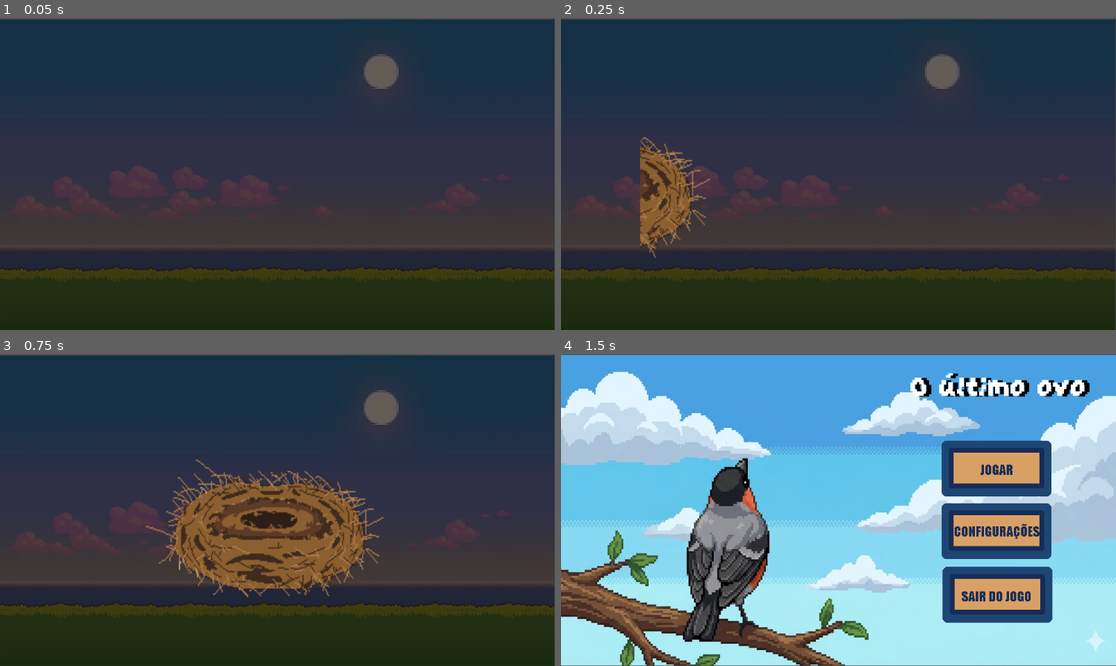
Above: before the commit, frames 1-4 (two rows, left to right).
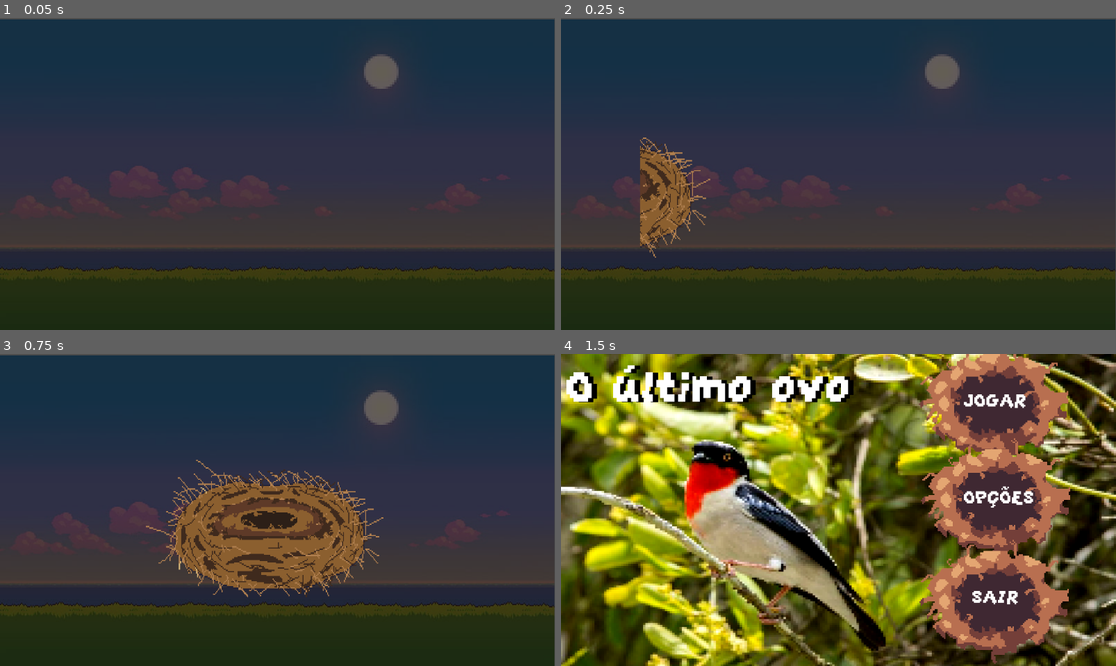
Above: after the commit, the same moments.

Repository: TP-Coltec-UFMG/2026-303-The-Last-Egg
Game: Godot game, scene res://cenas/tela_inicial.tscn
Two runs of this game, one before a commit and one after it. Both use one fixed random seed, a clock stepped at 60 frames per second and the inputs below.
Inputs (mouse positions are in pixels of both pictures, inside the frame that each line leads up to):
- Up to frame 1 (0.05 s): no input
- Up to frame 2 (0.25 s): no input
- Up to frame 3 (0.75 s): tap Enter at 0.5 s; move the mouse to (399, 494) at 0.52 s; hold Right (Direita) from 0.53 s (still down); hold X (Atacar) from 0.53 s (still down)
- Up to frame 4 (1.5 s): keep holding Right (Direita); tap Z (Pular) at 0.77 s; tap Space (Interagir2) at 1.25 s; move the mouse to (727, 525) at 1.27 s; release X (Atacar) at 1.28 s; tap E (Interagir) at 1.35 s

Frame 1 is identical in both runs. In frame 2, 0.3% of the frame differs, in the area x 14-27%, y 38-77%; in frame 3, 1.1%; in frame 4, 99%, in the area x 0-100%, y 0-100%.

Commit message:
versão mais atualizada do jogo até agorakk

Diff:
--- a/src/cenas/menu_principal.tscn
+++ b/src/cenas/menu_principal.tscn
@@ -1,17 +1,15 @@
-[gd_scene load_steps=8 format=3 uid="uid://c3lg6kd2sipjk"]
+[gd_scene format=3 uid="uid://c3lg6kd2sipjk"]
 
 [ext_resource type="Script" uid="uid://dq8pw2t8puw8k" path="res://scripts/menu_principal.gd" id="1_ul6ys"]
+[ext_resource type="Texture2D" uid="uid://cu4qut88r0f1v" path="res://menu/canvas.png" id="2_0330o"]
 [ext_resource type="FontFile" uid="uid://d0jncce8bh8if" path="res://fonte/GrapeSoda.ttf" id="2_gmcsc"]
-[ext_resource type="Texture2D" uid="uid://bbor6hrkuh71v" path="res://menu/Fundo do menu.png" id="2_ns3he"]
+[ext_resource type="Texture2D" uid="uid://cq8byk2jlafli" path="res://menu/botão_jogo.png" id="4_0330o"]
 [ext_resource type="AudioStream" uid="uid://cpt48lk3yqaqx" path="res://SFX/som_do_bot├úo.mp3" id="4_ns3he"]
-[ext_resource type="Texture2D" uid="uid://cv8np55xeq3mf" path="res://menu/Menu_Jogar.png" id="4_yxm4i"]
-[ext_resource type="Texture2D" uid="uid://cehg8xg442kog" path="res://menu/Menu_configuracoes.png" id="5_b574n"]
-[ext_resource type="Texture2D" uid="uid://dpu15dbfymkdy" path="res://menu/Menu_sairDoJogo.png" id="6_611wp"]
 
-[node name="Menu" type="Node2D"]
+[node name="Menu" type="Node2D" unique_id=1992250653]
 script = ExtResource("1_ul6ys")
 
-[node name="Button_manager" type="Control" parent="."]
+[node name="Button_manager" type="Control" parent="." unique_id=321583044]
 layout_mode = 3
 anchors_preset = 15
 anchor_right = 1.0
@@ -21,56 +19,107 @@
 size_flags_horizontal = 4
 size_flags_vertical = 4
 
-[node name="background_menu" type="Sprite2D" parent="Button_manager"]
-position = Vector2(553.5, 324.49997)
-scale = Vector2(0.8073825, 0.9161931)
-texture = ExtResource("2_ns3he")
+[node name="background_menu" type="Sprite2D" parent="Button_manager" unique_id=1780439267]
+position = Vector2(369, 358)
+scale = Vector2(1.2625524, 1.023841)
+texture = ExtResource("2_0330o")
 
-[node name="Titulo" type="Label" parent="Button_manager"]
+[node name="Titulo" type="Label" parent="Button_manager" unique_id=1594333856]
 layout_mode = 0
-offset_left = 725.0
-offset_top = 12.0
-offset_right = 1091.0
-offset_bottom = 126.0
+offset_left = 11.0
+offset_top = 9.0
+offset_right = 604.0
+offset_bottom = 129.0
 theme_override_colors/font_shadow_color = Color(0, 0, 0, 1)
 theme_override_constants/shadow_offset_x = 11
 theme_override_fonts/font = ExtResource("2_gmcsc")
-theme_override_font_sizes/font_size = 74
+theme_override_font_sizes/font_size = 120
 text = "O último ovo"
 horizontal_alignment = 1
 vertical_alignment = 1
 
-[node name="Começar" type="TextureButton" parent="Button_manager"]
+[node name="Começar" type="TextureButton" parent="Button_manager" unique_id=396561688]
+texture_filter = 3
 layout_mode = 0
-offset_left = 778.0
-offset_top = 164.0
-offset_right = 1078.0
-offset_bottom = 220.0
+offset_left = 591.0
+offset_top = -89.0
+offset_right = 1401.0
+offset_bottom = 327.0
 size_flags_vertical = 3
-texture_normal = ExtResource("4_yxm4i")
+texture_normal = ExtResource("4_0330o")
+stretch_mode = 0
 
-[node name="Opções" type="TextureButton" parent="Button_manager"]
+[node name="Label" type="Label" parent="Button_manager/Começar" unique_id=1146399613]
 layout_mode = 0
-offset_left = 776.0
-offset_top = 280.0
-offset_right = 1076.0
-offset_bottom = 430.0
+offset_left = 245.0
+offset_top = 160.0
+offset_right = 413.0
+offset_bottom = 224.0
+mouse_filter = 1
+theme_override_fonts/font = ExtResource("2_gmcsc")
+theme_override_font_sizes/font_size = 50
+text = "JOGAR"
+
+[node name="Opções" type="TextureButton" parent="Button_manager" unique_id=303832899]
+texture_filter = 3
+propagate_maximum_size = true
+layout_mode = 0
+offset_left = 595.0
+offset_top = 110.0
+offset_right = 1405.0
+offset_bottom = 528.0
 size_flags_vertical = 3
-texture_normal = ExtResource("5_b574n")
+texture_normal = ExtResource("4_0330o")
+stretch_mode = 0
 
-[node name="Sair" type="TextureButton" parent="Button_manager"]
+[node name="label_opções" type="Label" parent="Button_manager/Opções" unique_id=716132758]
 layout_mode = 0
-offset_left = 780.0
-offset_top = 425.0
-offset_right = 1030.0
-offset_bottom = 575.0
+offset_left = 241.0
+offset_top = 162.0
+offset_right = 388.0
+offset_bottom = 213.0
+mouse_filter = 1
+theme_override_fonts/font = ExtResource("2_gmcsc")
+theme_override_font_sizes/font_size = 50
+text = "OPÇÕES"
+
+[node name="Sair" type="TextureButton" parent="Button_manager" unique_id=1752577097]
+texture_filter = 3
+layout_mode = 0
+offset_left = 592.0
+offset_top = 321.0
+offset_right = 1402.0
+offset_bottom = 739.0
 size_flags_vertical = 3
-texture_normal = ExtResource("6_611wp")
+texture_normal = ExtResource("4_0330o")
+stretch_mode = 0
 
-[node name="SomDoBotão" type="AudioStreamPlayer" parent="."]
+[node name="label_sair" type="Label" parent="Button_manager/Sair" unique_id=517475691]
+layout_mode = 0
+offset_left = 262.0
+offset_top = 158.0
+offset_right = 359.0
+offset_bottom = 263.0
+mouse_filter = 1
+theme_override_fonts/font = ExtResource("2_gmcsc")
+theme_override_font_sizes/font_size = 50
+text = "SAIR
+"
+
+[node name="SomDoBotão" type="AudioStreamPlayer" parent="." unique_id=1665858008]
 stream = ExtResource("4_ns3he")
 bus = &"Efeitos"
 
+[connection signal="mouse_entered" from="Button_manager/Começar" to="." method="_on_começar_mouse_entered"]
+[connection signal="mouse_exited" from="Button_manager/Começar" to="." method="_on_começar_mouse_exited"]
 [connection signal="pressed" from="Button_manager/Começar" to="." method="_on_começar_pressed"]
+[connection signal="focus_entered" from="Button_manager/Começar/Label" to="." method="_on_label_focus_entered"]
+[connection signal="focus_exited" from="Button_manager/Começar/Label" to="." method="_on_label_focus_exited"]
+[connection signal="mouse_entered" from="Button_manager/Começar/Label" to="." method="_on_label_mouse_entered"]
+[connection signal="mouse_exited" from="Button_manager/Começar/Label" to="." method="_on_label_mouse_exited"]
 [connection signal="pressed" from="Button_manager/Opções" to="." method="_on_opções_pressed"]
+[connection signal="mouse_entered" from="Button_manager/Opções/label_opções" to="." method="_on_label_opções_mouse_entered"]
+[connection signal="mouse_exited" from="Button_manager/Opções/label_opções" to="." method="_on_label_opções_mouse_exited"]
 [connection signal="pressed" from="Button_manager/Sair" to="." method="_on_sair_pressed"]
+[connection signal="mouse_entered" from="Button_manager/Sair/label_sair" to="." method="_on_label_sair_mouse_entered"]
+[connection signal="mouse_exited" from="Button_manager/Sair/label_sair" to="." method="_on_label_sair_mouse_exited"]
--- a/src/cenas/tela_inicial.tscn
+++ b/src/cenas/tela_inicial.tscn
@@ -195,21 +195,21 @@
 "duration": 1.0,
 "texture": ExtResource("52_ydtlm")
 }],
-"loop": true,
+"loop": 1,
 "name": &"intro",
 "speed": 8.0
 }]
 
-[node name="Tela_Inicial" type="Node2D"]
+[node name="Tela_Inicial" type="Node2D" unique_id=1562847630]
 script = ExtResource("1_g50o1")
 
-[node name="Panel" type="Panel" parent="."]
+[node name="Panel" type="Panel" parent="." unique_id=442515583]
 offset_top = 3.0
 offset_right = 1151.0
 offset_bottom = 651.0
 theme_override_styles/panel = SubResource("StyleBoxTexture_gsqm0")
 
-[node name="Espaço_Começar" type="Label" parent="."]
+[node name="Espaço_Começar" type="Label" parent="." unique_id=931445500]
 offset_left = 105.0
 offset_top = 549.0
 offset_right = 1059.0
@@ -219,23 +219,24 @@
 text = "PRESSIONE ESPAÇO PARA COMEÇAR"
 horizontal_alignment = 1
 
-[node name="Musicaintro" type="AudioStreamPlayer" parent="."]
+[node name="Musicaintro" type="AudioStreamPlayer" parent="." unique_id=1859461180]
 stream = ExtResource("4_w63eu")
 bus = &"Musica"
 
-[node name="EfeitoNinho" type="AudioStreamPlayer" parent="."]
+[node name="EfeitoNinho" type="AudioStreamPlayer" parent="." unique_id=171586211]
 stream = ExtResource("5_ek0m7")
 bus = &"Efeitos"
 
-[node name="EfeitoOvo" type="AudioStreamPlayer" parent="."]
+[node name="EfeitoOvo" type="AudioStreamPlayer" parent="." unique_id=1898769576]
 stream = ExtResource("6_hftsj")
 bus = &"Efeitos"
 
-[node name="Whoosh" type="AudioStreamPlayer" parent="."]
+[node name="Whoosh" type="AudioStreamPlayer" parent="." unique_id=226862623]
 stream = ExtResource("7_hftsj")
 bus = &"Efeitos"
 
-[node name="Animação_Tela_Inicial" type="AnimatedSprite2D" parent="."]
+[node name="Animação_Tela_Inicial" type="AnimatedSprite2D" parent="." unique_id=1637357113]
+texture_filter = 3
 position = Vector2(588.00006, 308)
 scale = Vector2(2.2096353, 2.597957)
 sprite_frames = SubResource("SpriteFrames_b0vyf")
--- a/src/scripts/menu_principal.gd
+++ b/src/scripts/menu_principal.gd
@@ -13,3 +13,23 @@
 	$"SomDoBotão".play();
 	await get_tree().create_timer(0.5).timeout
 	get_tree().quit() #faça com que o jogo sai.
+
+func _on_label_mouse_entered() -> void:
+	$"Button_manager/Começar/Label".modulate = Color.YELLOW
+
+func _on_label_mouse_exited() -> void:
+	$"Button_manager/Começar/Label".modulate = Color.WHITE
+
+
+func _on_label_opções_mouse_entered() -> void:
+	$"Button_manager/Opções/label_opções".modulate = Color.YELLOW
+
+func _on_label_opções_mouse_exited() -> void:
+	$"Button_manager/Opções/label_opções".modulate = Color.WHITE
+
+
+func _on_label_sair_mouse_entered() -> void:
+	$Button_manager/Sair/label_sair.modulate = Color.DARK_RED
+
+func _on_label_sair_mouse_exited() -> void:
+	$Button_manager/Sair/label_sair.modulate = Color.WHITE
Not shown: 1 places in src/cenas/tela_inicial.tscn that only renumber resources
Binary file added: src/menu/botão_jogo.png
Not shown, added: src/menu/botão_jogo.png.import
Binary file added: src/menu/canvas.png
Not shown, added: src/menu/canvas.png.import
Not shown, added: O_Ultimo_Ovo(versão_atualizada).zip
Not shown, added: O_Ultimo_Ovo(versão_desatulizada).zip
Not shown, changed: O_Ultimo_Ovo.zip
Not shown, changed: src/O_Ultimo_Ovo.zip
Not shown, removed: ultimo_ovo_2026-09-02_21-54-20.zip
